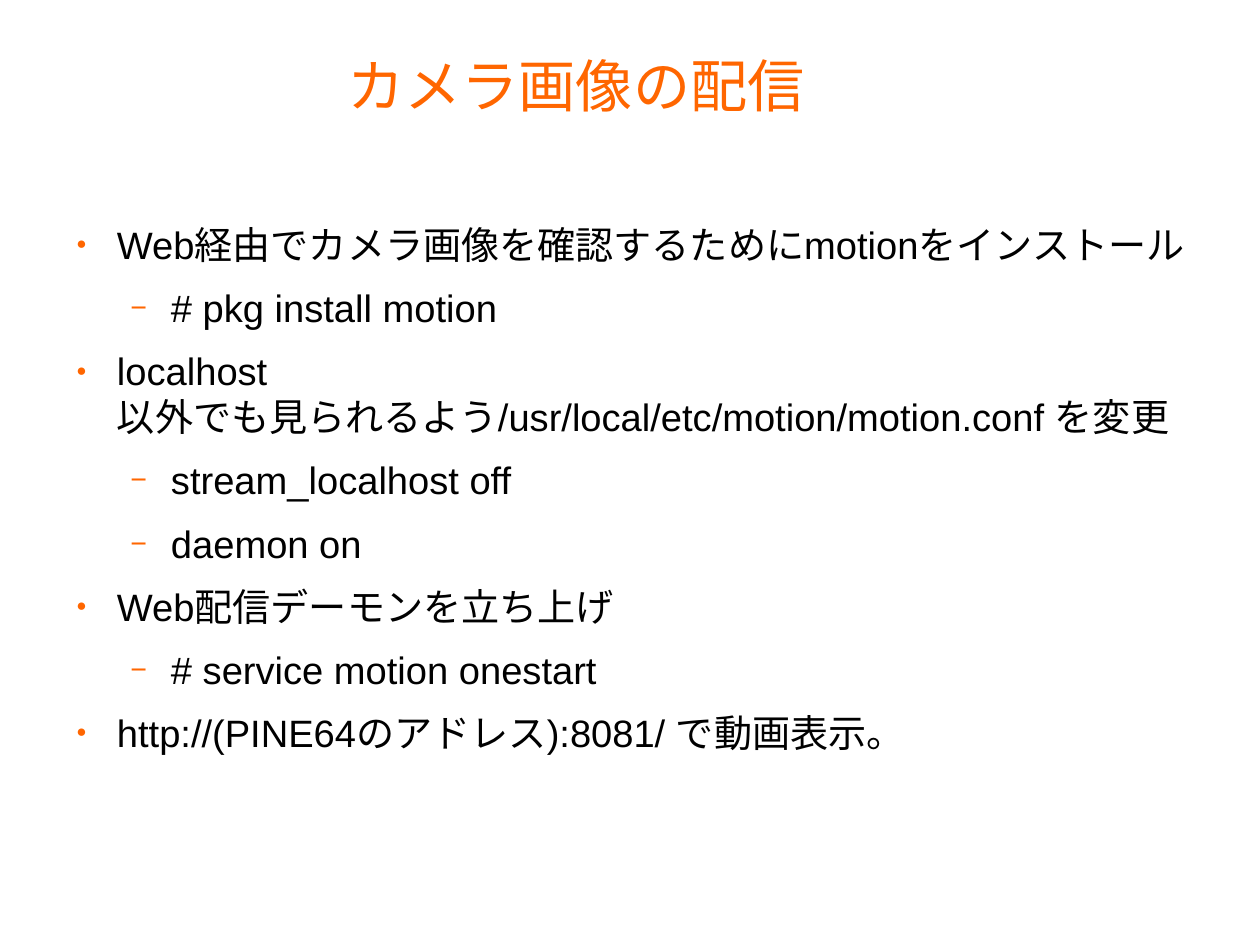
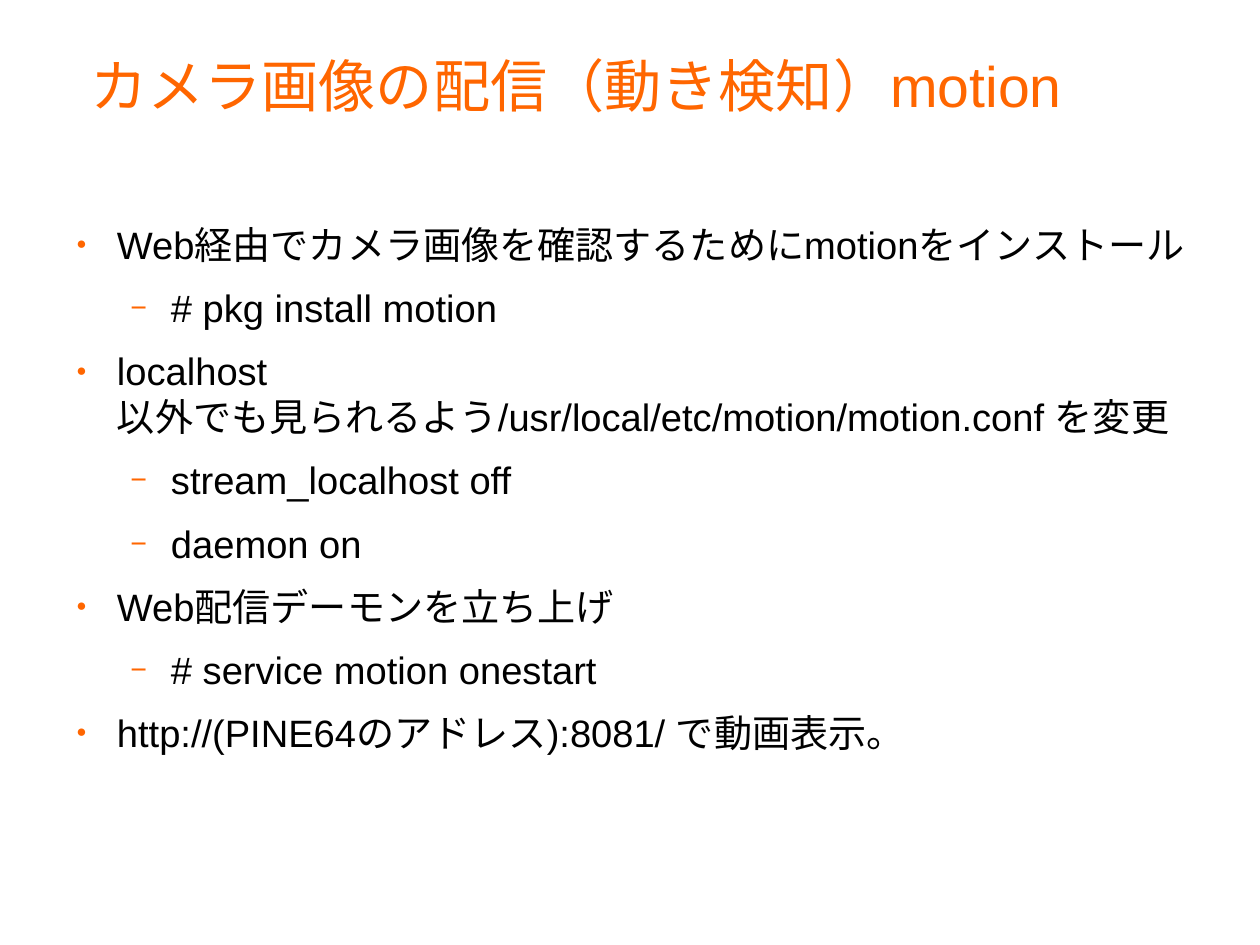
Before and after one commit to s-mitu/RaspberryPi, a slide deck: slide 6 of FreeBSD/Documents/PINE64-pi0-camera-20181026.odp (slide 5 before the commit). Drawn at 1260x945 pixels with LibreOffice and Linux fonts; fonts in the diff are those of the drawing; background and template pictures are left out. Boxes give left, top, right and bottom in pixels: in the first picture for what was removed or moved away, otherwise in the second. Text is boxed around its words. In the diff, an @@ line names an element or a change of style, - is before the commit and + after.

```diff
--- a/FreeBSD/Documents/PINE64-pi0-camera-20181026.odp
+++ b/FreeBSD/Documents/PINE64-pi0-camera-20181026.odp
@@ title at bbox=[90, 58, 1061, 113]: text changed @@
-カメラ画像の配信
+カメラ画像の配信（動き検知）motion
```
Also in this commit, not shown: 1 other slide changed, 2 slides added.
